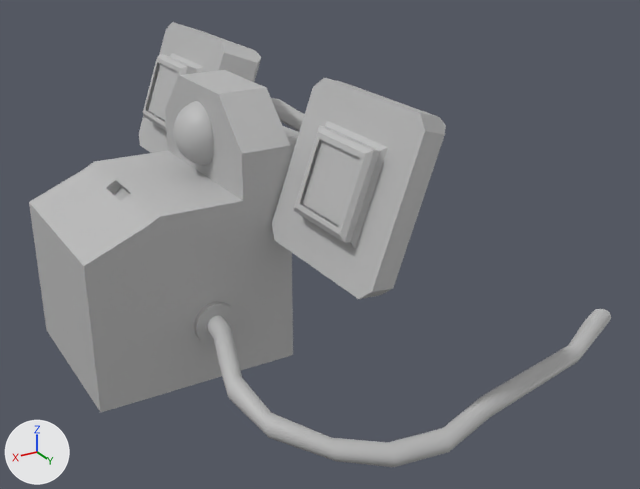
The FBX model Assets/Resources/Models/Music Station/Music Station.fbx, before and after one commit.
Rendered twice from a 50 mm lens placed at (0.0169, 0.0515, 0.0332), pointed at (-0.0123, 0.0029, 0.0089). Arrows for +X, +Y and +Z are at lower left; the lights stay in place. Where no turn or scale is listed for an object, it has been applied to the vertices. Vertices at the same position are counted once.

In view in the first picture: 'Mainframe', 'Stereo_Housing_L', 'Stereo_Housing_R', 'Stereo_Surface_L', 'Stereo_Surface_R', 'Stereo_Tube_L', 'pCylinder1', 'pCylinder2', 'pSphere2'.
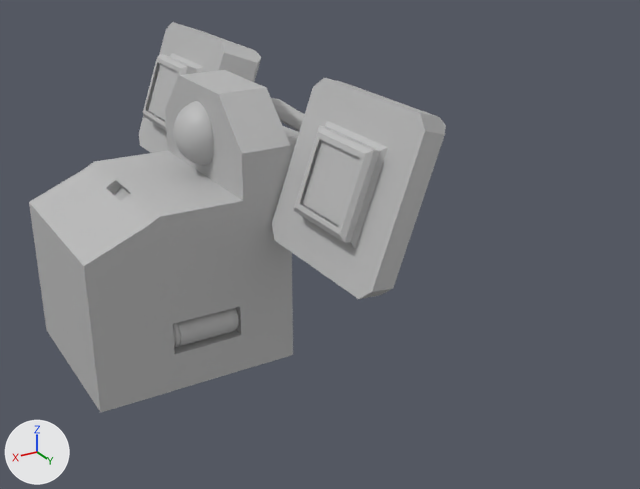
Location of each change, (x1, y1, x2, y2) in pixels of the pictures (640 x 489 px):
'pCylinder2', reshaped, moved, turned, rescaled
    before: (207, 309, 611, 467)
    after: (177, 309, 234, 346)
'pCylinder1', moved, rescaled, turned
    before: (194, 302, 237, 345)
    after: (173, 308, 237, 347)
part 1 of me_mesh, built on
    both: (148, 194, 293, 395)
part 2 of me_mesh_008, cut back
    before: (214, 309, 611, 467)
    after: (178, 326, 181, 346)

Diff of the bpy script that builds the scene:
```diff
--- a/Assets/Resources/Models/Music Station/Music Station.fbx.py
+++ b/Assets/Resources/Models/Music Station/Music Station.fbx.py
@@ mat_lambert2 @@
+mat_lambert2 = principled_material('lambert2')
+mat_lambert2.base_color = (0.5, 0.5, 0.5)  # grey #bcbcbc
@@ me_mesh @@
 # used by ob_mainframe; location = (0.0, 0.0, -0.0014); rotation_euler = (1.571, 0.0, 0.0), in degrees (90, 0, 0); scale = (0.01, 0.0156, 0.012)
-me_mesh.from_pydata(...)  # 82 vertices, 79 faces; spans x -0.829..0.5, y 0.269..1.399, z -0.5..0.5
+me_mesh.from_pydata(...)  # 90 vertices, 85 faces; spans x -0.829..0.5, y 0.269..1.399, z -0.5..0.5
+# me_mesh part 1
+# 3 faces are deleted
+# 8 vertices are added at x -0.452..0.006, y 0.432..0.569, z -0.5..-0.304
+# 9 new faces join them
 me_mesh.materials.append(mat_lambert1)
@@ me_mesh_008 @@
 # used by ob_pcylinder2; location = (-0.00269, 0.0143, 0.00686); rotation_euler = (-3.142, 0.0, 0.0), in degrees (-180, 0, 0); scale = (0.000617, 0.0083, 0.000617)
-me_mesh_008.from_pydata(...)  # 242 vertices, 260 faces; spans x -44.0..3.4, y -0.7..1.0, z -1.0..7.1
-me_mesh_008.materials.append(mat_lambert1)  # grey #bcbcbc
+me_mesh_008.from_pydata(...)  # 42 vertices, 60 faces; spans x -1.0..1.0, y -1.0..1.0, z -1.0..1.0
+# me_mesh_008 part 2
+# 201 vertices are removed from x -44.0..3.4, y -0.7..0.6, z -0.4..7.1
+# 220 faces are deleted
+# 9 vertices in x -0.7..1.3, y 0.8, z -0.5..1.1 move by (-0.3, -1.8, -0.1)
+# 5 vertices in x -0.6..1.2, y 0.8, z -0.9..-0.2 move by (-0.2, -1.8, -0.1)
+# 4 vertices in x -0.2..1.2, y 0.8, z 0.7..1.1 move by (-0.4, -1.8, -0.1)
+# 2 vertices move from x -0.1..0.5, y 0.8, z -0.8 to x -0.3..0.3, y -1.0, z -1.0
+# 1 vertex is added at (0.0, -1.0, 0.0)
+# 20 new faces join them
+me_mesh_008.materials.append(mat_lambert2)  # grey #bcbcbc
@@ ob_pcylinder1 @@
 ob_pcylinder1 = bpy.data.objects.new('pCylinder1', me_mesh_007)
-ob_pcylinder1.location = (-0.00271, 0.00607, 0.00684)
-ob_pcylinder1.rotation_euler = (-3.142, 0.0, 0.0)  # degrees (-180, 0, 0)
-ob_pcylinder1.scale = (0.00139, 0.000295, 0.00139)
+ob_pcylinder1.parent = ob_powersource
+ob_pcylinder1.location = (0.0, 2.644, 0.0)
+ob_pcylinder1.scale = (1.0, 2.0, 1.0)
@@ ob_pcylinder2 @@
 ob_pcylinder2 = bpy.data.objects.new('pCylinder2', me_mesh_008)
-ob_pcylinder2.location = (-0.00269, 0.0143, 0.00686)
-ob_pcylinder2.rotation_euler = (-3.142, 0.0, 0.0)  # degrees (-180, 0, 0)
-ob_pcylinder2.scale = (0.000617, 0.0083, 0.000617)
+ob_pcylinder2.parent = ob_powersource
+ob_pcylinder2.location = (0.217, 2.644, 0.0)
+ob_pcylinder2.rotation_euler = (-0.0025, 0.00323, 0.00199)  # degrees (-0.1, 0.2, 0.1)
+ob_pcylinder2.scale = (0.9, 1.75, 0.9)
@@ ob_powersource @@
+ob_powersource = bpy.data.objects.new('Powersource', None)
+ob_powersource.location = (0.000524, 0.00496, 0.00641)
+ob_powersource.rotation_euler = (0.0, 0.0, 1.571)  # degrees (0, 0, 90)
+ob_powersource.scale = (0.00103, 0.00103, 0.00103)
```
